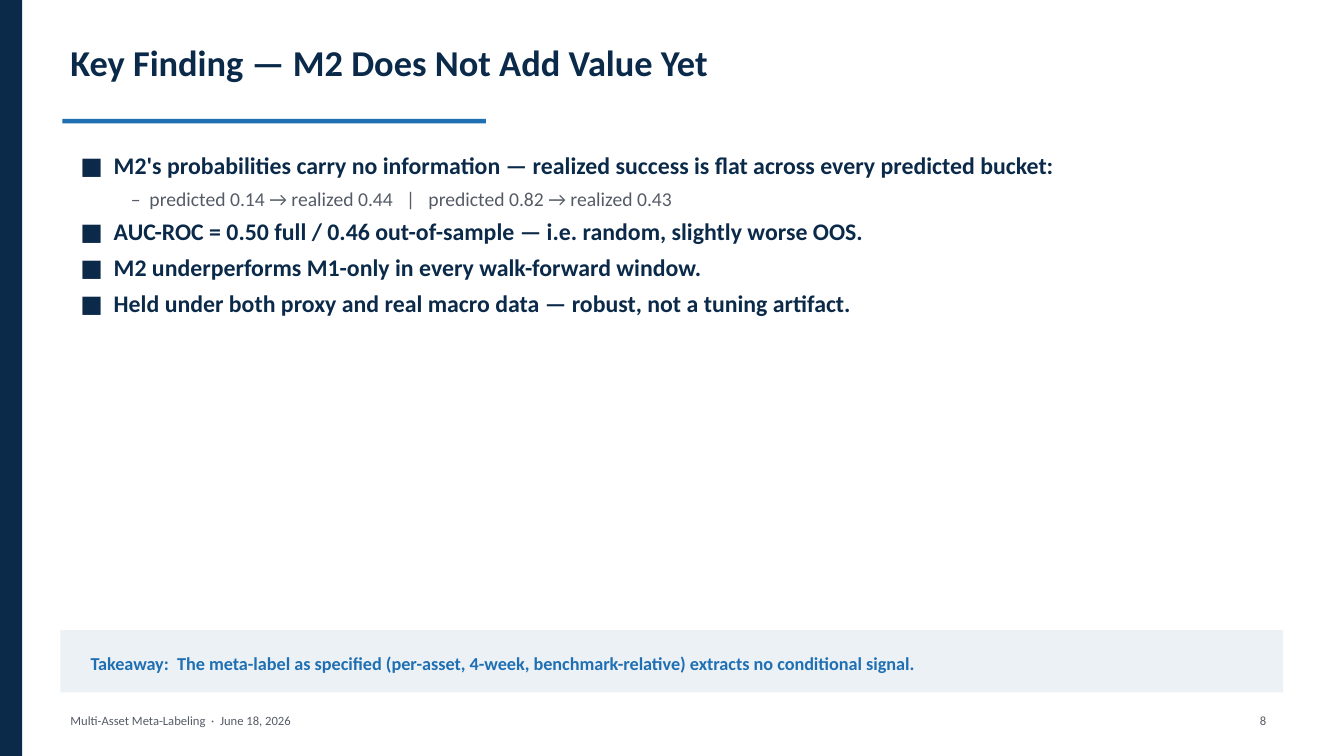
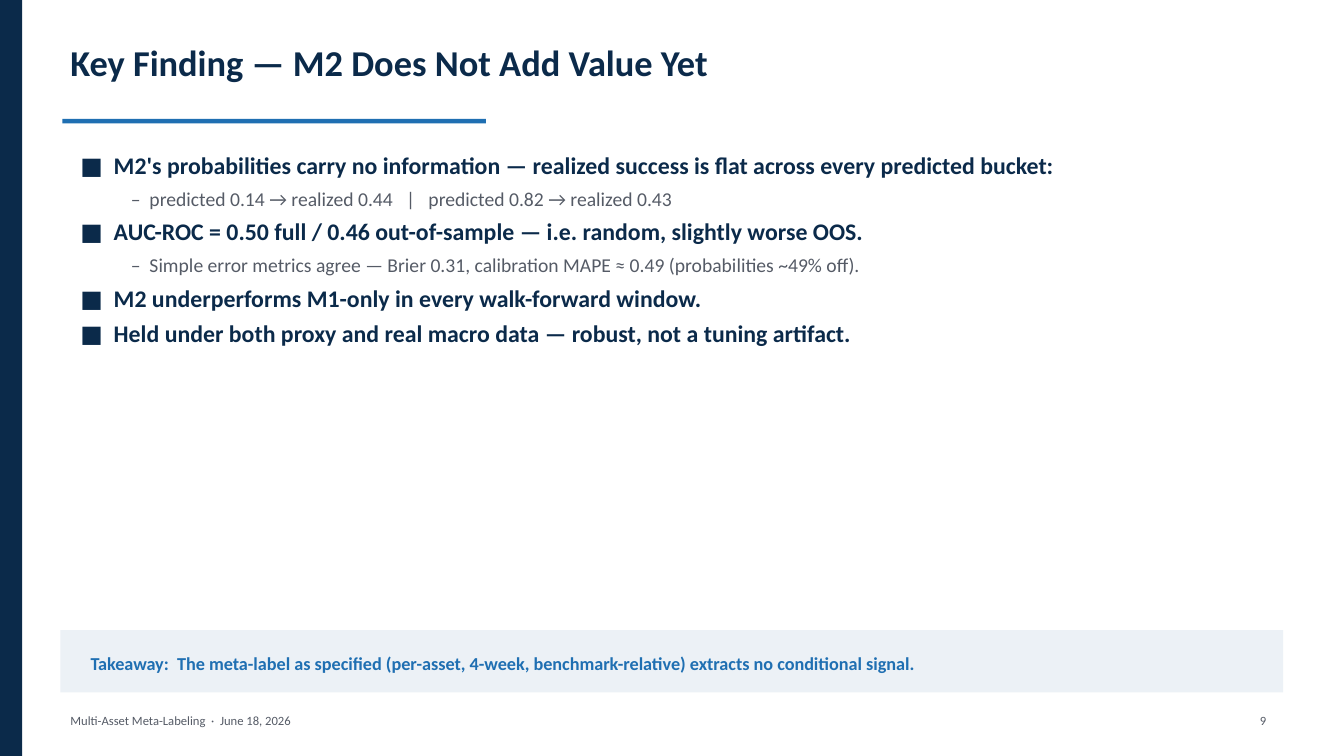
Before and after one commit to elakumuk/SSGA-Summer2026, a slide deck: slide 10 of reports/Meta_Labeling_Deck.pptx (slide 9 before the commit). Drawn at 1344x756 pixels with LibreOffice and Linux fonts; fonts in the diff are those of the drawing. Boxes give left, top, right and bottom in pixels: in the first picture for what was removed or moved away, otherwise in the second. Text is boxed around its words. In the diff, an @@ line names an element or a change of style, - is before the commit and + after.

```diff
--- a/reports/Meta_Labeling_Deck.pptx
+++ b/reports/Meta_Labeling_Deck.pptx
@@ text at [149, 258, 859, 276]: paragraph added @@
+  – Simple error metrics agree — Brier 0.31, calibration MAPE ≈ 0.49 (probabilities ~49% off).
@@ text at [1260, 717, 1266, 725]: text changed @@
-8
+9
```
Also in this commit, not shown: 9 other slides changed, 1 slide added, 1 other file.
